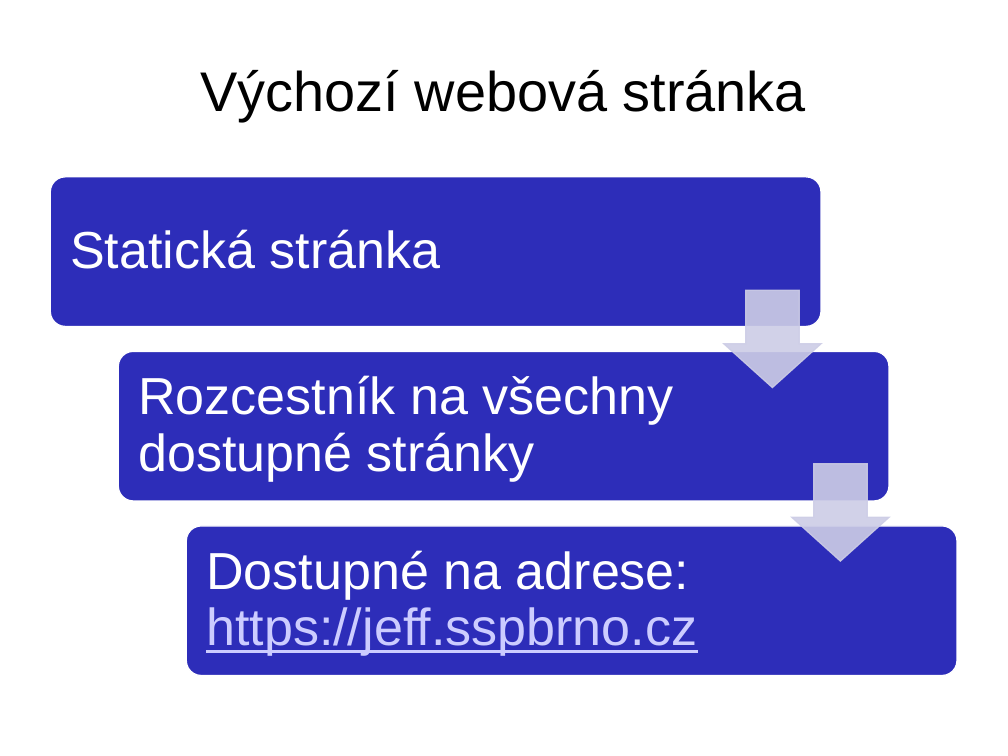
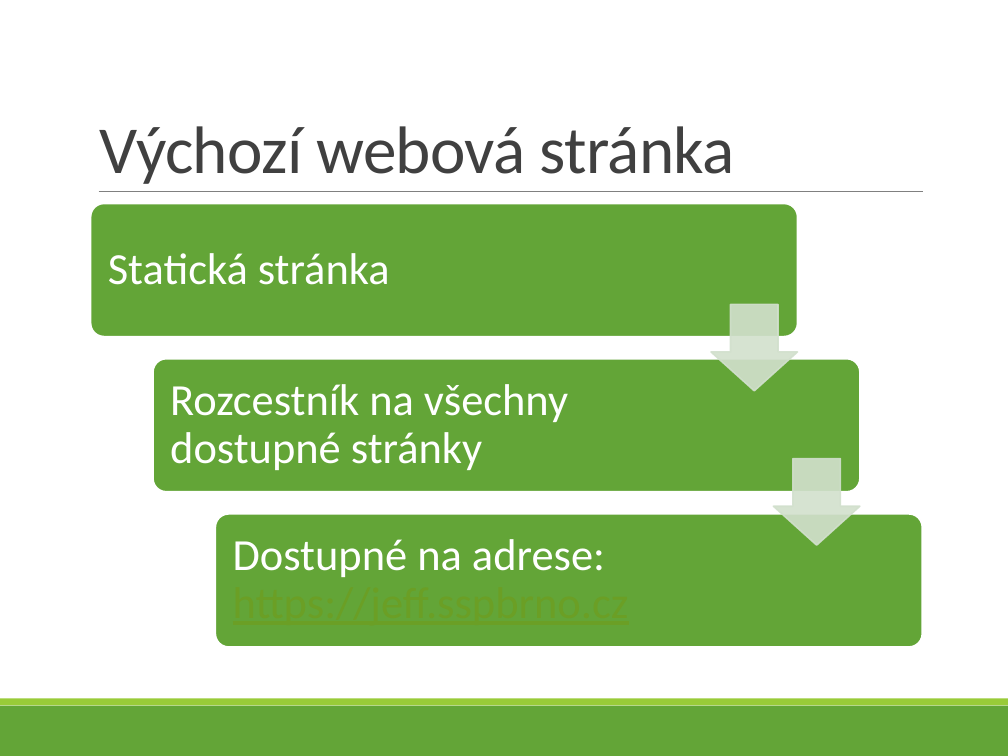
Before and after one commit to bastakka/graduation, a slide deck: slide 23 of Thesis/V4D Bašta Karel - 5 - VMware.pptx. Drawn at 1008x756 pixels with LibreOffice and Linux fonts; fonts in the diff are those of the drawing. Boxes give left, top, right and bottom in pixels: in the first picture for what was removed or moved away, otherwise in the second. Text is boxed around its words. In the diff, an @@ line names an element or a change of style, - is before the commit and + after.

Commit message:
Pre PCMS version of Jeff

```diff
--- a/Thesis/V4D Bašta Karel - 5 - VMware.pptx
+++ b/Thesis/V4D Bašta Karel - 5 - VMware.pptx
@@ title "Výchozí webová stránka": place and size @@
-title "Výchozí webová stránka" at (201, 70, 806, 121)
+title "Výchozí webová stránka" at (100, 126, 735, 184)
@@ title "Výchozí webová stránka" at (100, 126, 735, 184): size 44 to 52.9 pt, font Arial to Calibri, text colour #000000 to #404040, letter spacing 0 to -0.6 pt; alignment centre to left; line spacing 0.93 to 0.85; vertical alignment middle to bottom @@
@@ fill #2D2DB9 to #63A537; outline #FFFFFF 1 pt to #FFFFFF 1.25 pt in 3 elements at (153, 359, 860, 491), (216, 514, 923, 647), (91, 204, 798, 337) @@
@@ rounded rectangle: place and size @@
-rounded rectangle at (50, 177, 821, 327)
+rounded rectangle at (91, 204, 798, 337)
@@ text "Statická stránka" at (108, 253, 390, 285): size 41 to 35 pt, font Arial to Calibri; less space between paragraphs @@
@@ text "Statická stránka": place and size @@
-text "Statická stránka" at (70, 229, 441, 269)
+text "Statická stránka" at (108, 253, 390, 285)
@@ line added from (99, 191) to (923, 191), #808080 0.5 pt @@
@@ down arrow: place and size @@
-down arrow at (724, 290, 821, 387)
+down arrow at (712, 305, 799, 391)
@@ down arrow at (712, 305, 799, 391): fill #CDCDE6 at 90% opacity to #D3E1CE at 90% opacity; outline #CDCDE6 1 pt to #D3E1CE 1.25 pt @@
@@ rounded rectangle: place and size @@
-rounded rectangle at (118, 351, 889, 501)
+rounded rectangle at (153, 359, 860, 491)
@@ text "Rozcestník na všechny dostupné stránky": place and size @@
-text "Rozcestník na všechny dostupné stránky" at (138, 375, 673, 481)
+text "Rozcestník na všechny dostupné stránky" at (170, 384, 568, 470)
@@ text "Rozcestník na všechny dostupné stránky" at (170, 384, 568, 470): size 41 to 35 pt, font Arial to Calibri; less space between paragraphs @@
@@ down arrow at (774, 459, 861, 546): fill #CDCDE6 at 90% opacity to #D3E1CE at 90% opacity; outline #CDCDE6 1 pt to #D3E1CE 1.25 pt @@
@@ down arrow: place and size @@
-down arrow at (792, 464, 889, 561)
+down arrow at (774, 459, 861, 546)
@@ rounded rectangle: place and size @@
-rounded rectangle at (187, 526, 958, 676)
+rounded rectangle at (216, 514, 923, 647)
@@ text "Dostupné na adrese: https://jeff.sspbrno.cz": place and size @@
-text "Dostupné na adrese: https://jeff.sspbrno.cz" at (206, 550, 697, 656)
+text "Dostupné na adrese: https://jeff.sspbrno.cz" at (233, 539, 629, 630)
@@ text "Dostupné na adrese: https://jeff.sspbrno.cz" at (233, 539, 629, 630): size 41 to 35 pt, font Arial to Calibri; text colour #CCCCFF to #6B9F25 in "https://jeff.sspbrno.cz"; less space between paragraphs @@
@@ rectangle added at (0, 706, 1008, 756), fill #63A537 @@
@@ rectangle added at (0, 699, 1008, 706), fill #99CB38 @@
```
Also in this commit, not shown: 42 other slides changed, 1 slide added, 5 other files.
